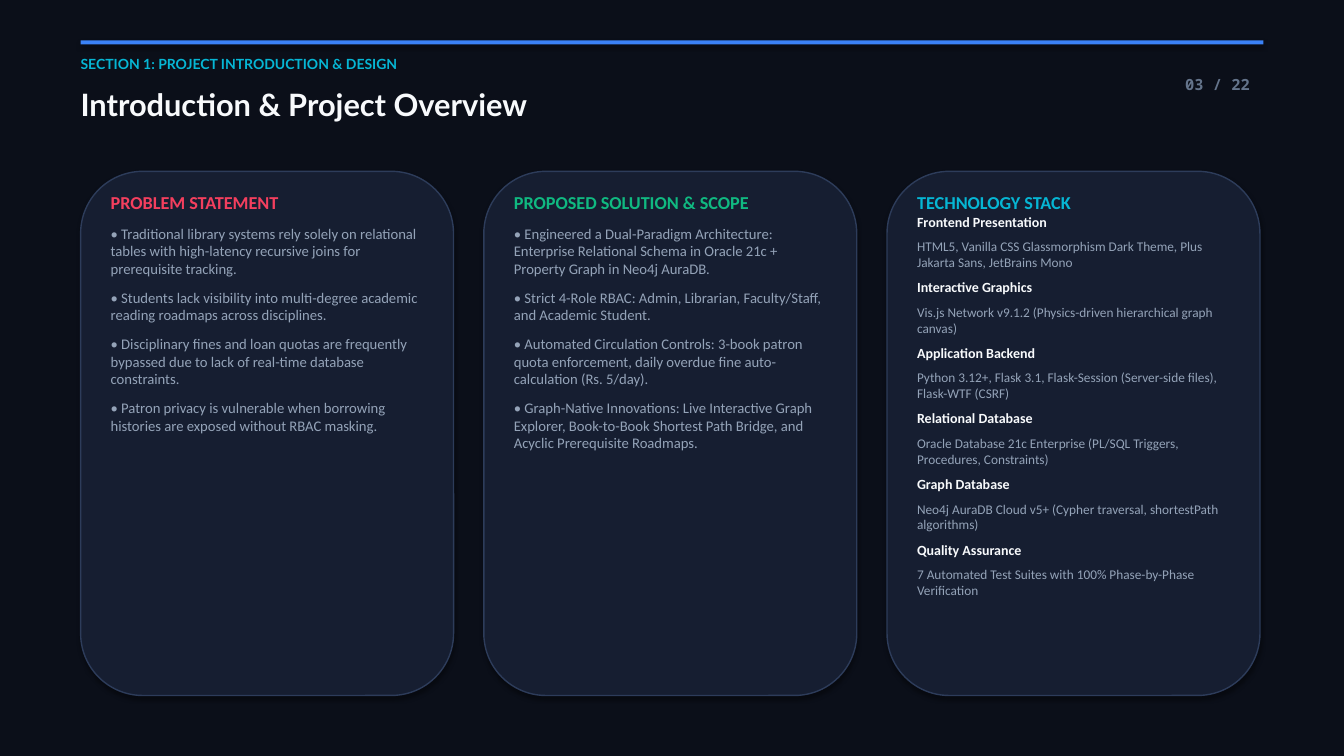
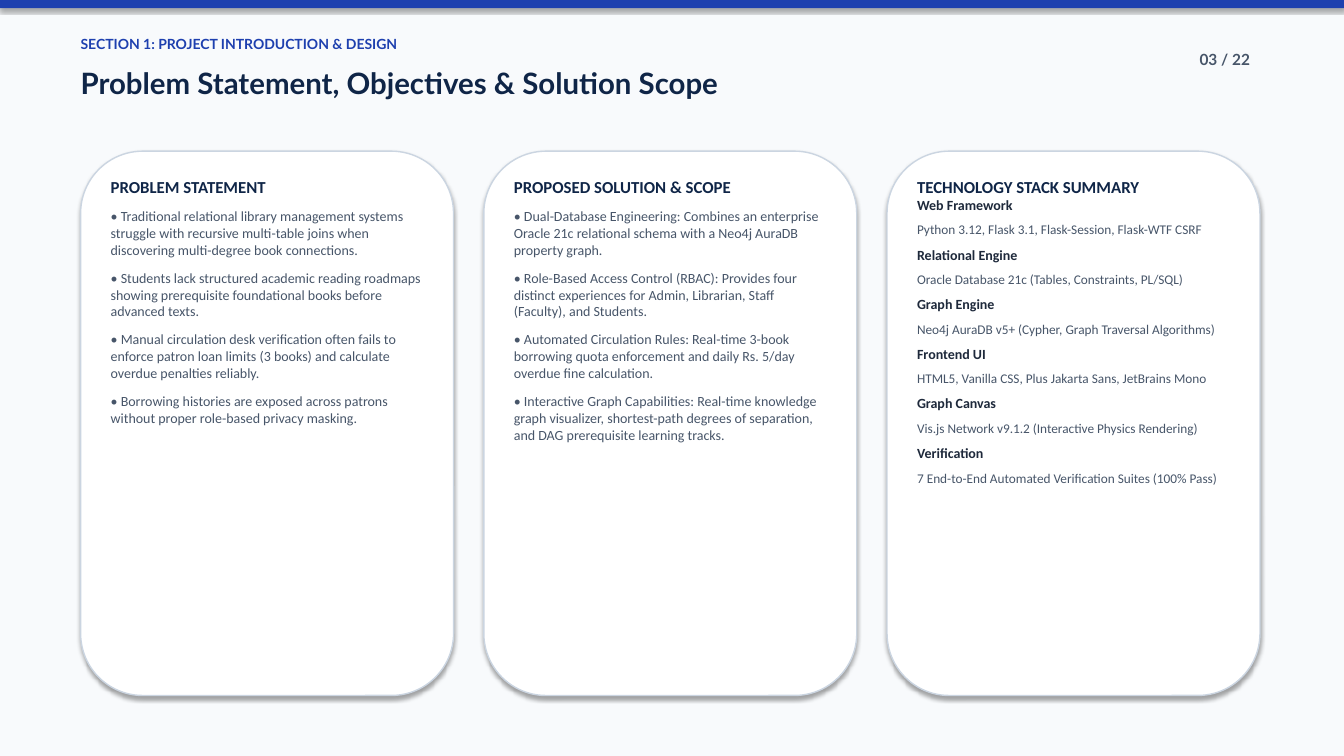
Before and after one commit to Karthi16-png/LIBRARAY-MANAGEMENT-SYSTEM, a slide deck: slide 3 of VITCC_Library_Management_System_Presentation.pptx. Drawn at 1344x756 pixels with LibreOffice and Linux fonts; fonts in the diff are those of the drawing. Boxes give left, top, right and bottom in pixels: in the first picture for what was removed or moved away, otherwise in the second. Text is boxed around its words. In the diff, an @@ line names an element or a change of style, - is before the commit and + after.

Commit message:
style: redesign presentation with clean professional college student academic styling

```diff
--- a/VITCC_Library_Management_System_Presentation.pptx
+++ b/VITCC_Library_Management_System_Presentation.pptx
@@ rectangle at bbox=[0, 0, 1344, 756]: fill #0B0F19 to #F8FAFC @@
@@ rectangle: place and size @@
-rectangle at bbox=[81, 40, 1263, 44]
+rectangle at bbox=[0, 0, 1344, 8]
@@ rectangle at bbox=[0, 0, 1344, 8]: fill #3B82F6 to #1E40AF @@
@@ text "SECTION 1: PROJECT INTRODUCTION & ...": place and size @@
-text "SECTION 1: PROJECT INTRODUCTION & ..." at bbox=[81, 59, 397, 69]
+text "SECTION 1: PROJECT INTRODUCTION & ..." at bbox=[81, 38, 397, 49]
@@ text "SECTION 1: PROJECT INTRODUCTION & ..." at bbox=[81, 38, 397, 49]: text colour #06B6D4 to #1E40AF @@
@@ text "03 / 22": place and size @@
-text "03 / 22" at bbox=[1185, 79, 1250, 90]
+text "03 / 22" at bbox=[1200, 54, 1250, 65]
@@ text "03 / 22" at bbox=[1200, 54, 1250, 65]: font Noto Sans Mono to Lato, text colour #64748B to #475569 @@
@@ text at bbox=[81, 72, 718, 100]: text changed; size 22 to 21 pt; text colour #F8FAFC to #0F2547 @@
-Introduction & Project Overview
+Problem Statement, Objectives & Solution Scope
@@ rounded rectangle: place and size @@
-rounded rectangle at bbox=[81, 171, 454, 696]
+rounded rectangle at bbox=[81, 151, 454, 696]
@@ text "PROBLEM STATEMENT": place and size @@
-text "PROBLEM STATEMENT" at bbox=[111, 197, 417, 434]
+text "PROBLEM STATEMENT" at bbox=[111, 182, 421, 426]
@@ rounded rectangle: place and size @@
-rounded rectangle at bbox=[484, 171, 857, 696]
+rounded rectangle at bbox=[484, 151, 857, 696]
@@ text "PROPOSED SOLUTION & SCOPE": place and size @@
-text "PROPOSED SOLUTION & SCOPE" at bbox=[514, 197, 821, 451]
+text "PROPOSED SOLUTION & SCOPE" at bbox=[514, 182, 818, 443]
@@ fill #161E31 to #FFFFFF; outline #2D3C5A 1 pt to #CBD5E1 1 pt in 3 elements at bbox=[81, 151, 454, 696], bbox=[484, 151, 857, 696], bbox=[887, 151, 1260, 696] @@
@@ rounded rectangle: place and size @@
-rounded rectangle at bbox=[887, 171, 1260, 696]
+rounded rectangle at bbox=[887, 151, 1260, 696]
@@ text at bbox=[111, 182, 265, 193]: size 13 to 12 pt, text colour #F43F5E to #0F2547 in "PROBLEM STATEMENT" @@
@@ text at bbox=[514, 182, 731, 193]: size 13 to 12 pt, text colour #10B981 to #0F2547 in "PROPOSED SOLUTION & SCOPE" @@
@@ text at bbox=[917, 182, 1217, 485]: text changed; text colour #94A3B8 to #475569 @@
-TECHNOLOGY STACK
-Frontend Presentation
-HTML5, Vanilla CSS Glassmorphism Dark Theme, Plus Jakarta Sans, JetBrains Mono
-Interactive Graphics
-Vis.js Network v9.1.2 (Physics-driven hierarchical graph canvas)
-Application Backend
-Python 3.12+, Flask 3.1, Flask-Session (Server-side files), Flask-WTF (CSRF)
-Relational Database
-Oracle Database 21c Enterprise (PL/SQL Triggers, Procedures, Constraints)
-Graph Database
-Neo4j AuraDB Cloud v5+ (Cypher traversal, shortestPath algorithms)
-Quality Assurance
-7 Automated Test Suites with 100% Phase-by-Phase Verification
+TECHNOLOGY STACK SUMMARY
+Web Framework
+Python 3.12, Flask 3.1, Flask-Session, Flask-WTF CSRF
+Relational Engine
+Oracle Database 21c (Tables, Constraints, PL/SQL)
+Graph Engine
+Neo4j AuraDB v5+ (Cypher, Graph Traversal Algorithms)
+Frontend UI
+HTML5, Vanilla CSS, Plus Jakarta Sans, JetBrains Mono
+Graph Canvas
+Vis.js Network v9.1.2 (Interactive Physics Rendering)
+Verification
+7 End-to-End Automated Verification Suites (100% Pass)
@@ text at bbox=[111, 211, 421, 426]: text changed; size 10.5 to 10 pt; text colour #94A3B8 to #475569 @@
-• Traditional library systems rely solely on relational tables with high-latency recursive joins for prerequisite tracking.
-• Students lack visibility into multi-degree academic reading roadmaps across disciplines.
-• Disciplinary fines and loan quotas are frequently bypassed due to lack of real-time database constraints.
-• Patron privacy is vulnerable when borrowing histories are exposed without RBAC masking.
+• Traditional relational library management systems struggle with recursive multi-table joins when discovering multi-degree book connections.
+• Students lack structured academic reading roadmaps showing prerequisite foundational books before advanced texts.
+• Manual circulation desk verification often fails to enforce patron loan limits (3 books) and calculate overdue penalties reliably.
+• Borrowing histories are exposed across patrons without proper role-based privacy masking.
@@ text at bbox=[514, 211, 818, 443]: text changed; size 10.5 to 10 pt; text colour #94A3B8 to #475569 @@
-• Engineered a Dual-Paradigm Architecture: Enterprise Relational Schema in Oracle 21c + Property Graph in Neo4j AuraDB.
-• Strict 4-Role RBAC: Admin, Librarian, Faculty/Staff, and Academic Student.
-• Automated Circulation Controls: 3-book patron quota enforcement, daily overdue fine auto-calculation (Rs. 5/day).
-• Graph-Native Innovations: Live Interactive Graph Explorer, Book-to-Book Shortest Path Bridge, and Acyclic Prerequisite Roadmaps.
+• Dual-Database Engineering: Combines an enterprise Oracle 21c relational schema with a Neo4j AuraDB property graph.
+• Role-Based Access Control (RBAC): Provides four distinct experiences for Admin, Librarian, Staff (Faculty), and Students.
+• Automated Circulation Rules: Real-time 3-book borrowing quota enforcement and daily Rs. 5/day overdue fine calculation.
+• Interactive Graph Capabilities: Real-time knowledge graph visualizer, shortest-path degrees of separation, and DAG prerequisite learning tracks.
```
Also in this commit, not shown: 21 other slides changed, 1 other file.
